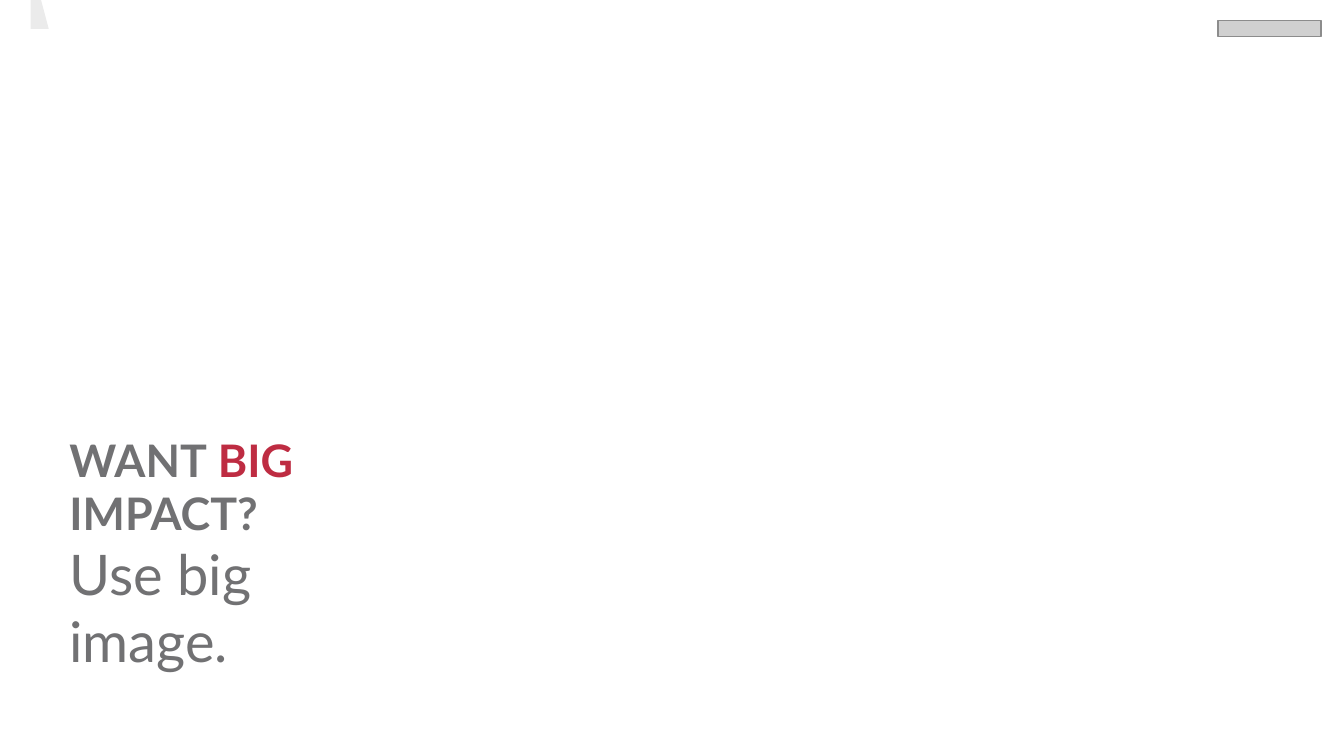
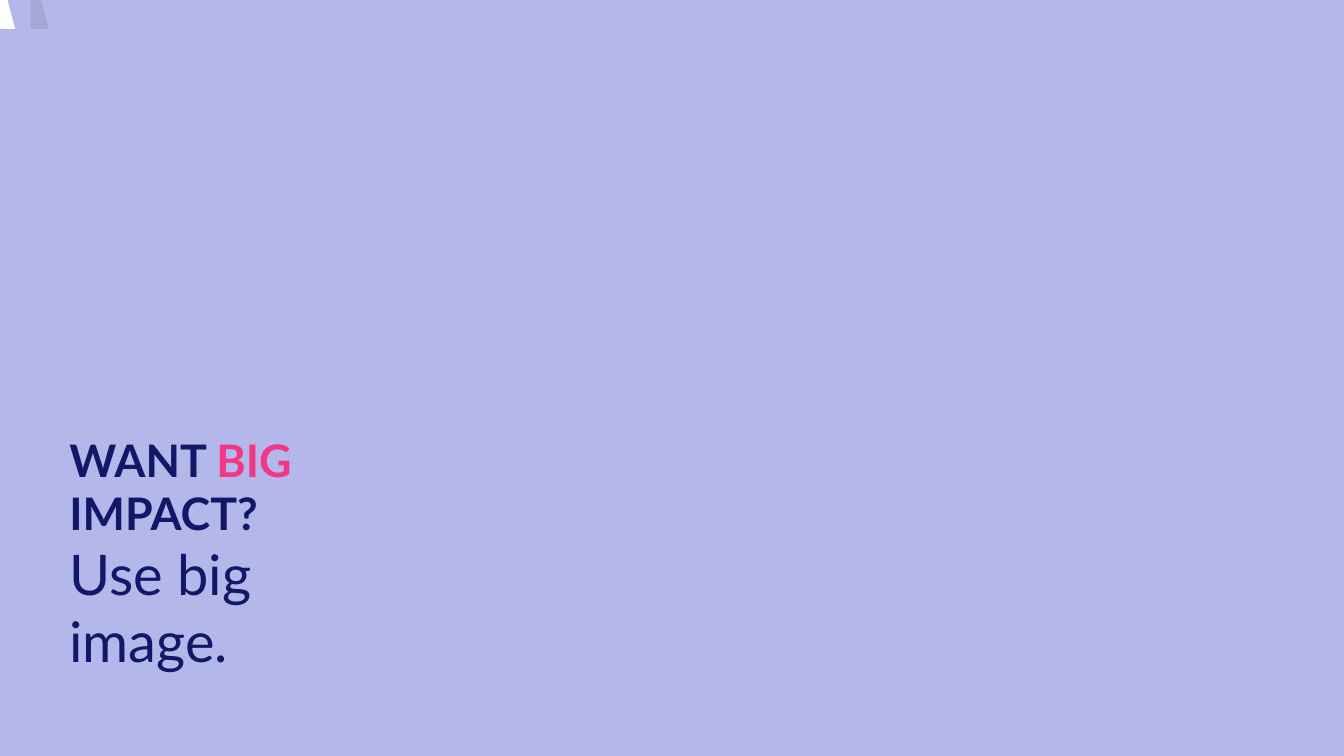
Before and after one commit to josedom24/curso_python3, a slide deck: slide 10 of modelo.odp. Drawn at 1344x756 pixels with LibreOffice and Linux fonts; fonts in the diff are those of the drawing; grey boxes stand for pictures; background and template pictures are left out. Boxes give left, top, right and bottom in pixels: in the first picture for what was removed or moved away, otherwise in the second. Text is boxed around its words. In the diff, an @@ line names an element or a change of style, - is before the commit and + after.

```diff
--- a/modelo.odp
+++ b/modelo.odp
@@ background picture (left out) to #B3B7E9 @@
@@ picture removed at (1218, 20, 1321, 36) @@
@@ title "WANT BIG IMPACT? Use big ..." at (69, 444, 291, 672): text colour #717173 to #121867 in "WANT IMPACT? Use big image."; text colour #BE2C42 to #F33784 in "BIG" @@
```
Also in this commit, not shown: 23 other slides changed, 1 slide added.
